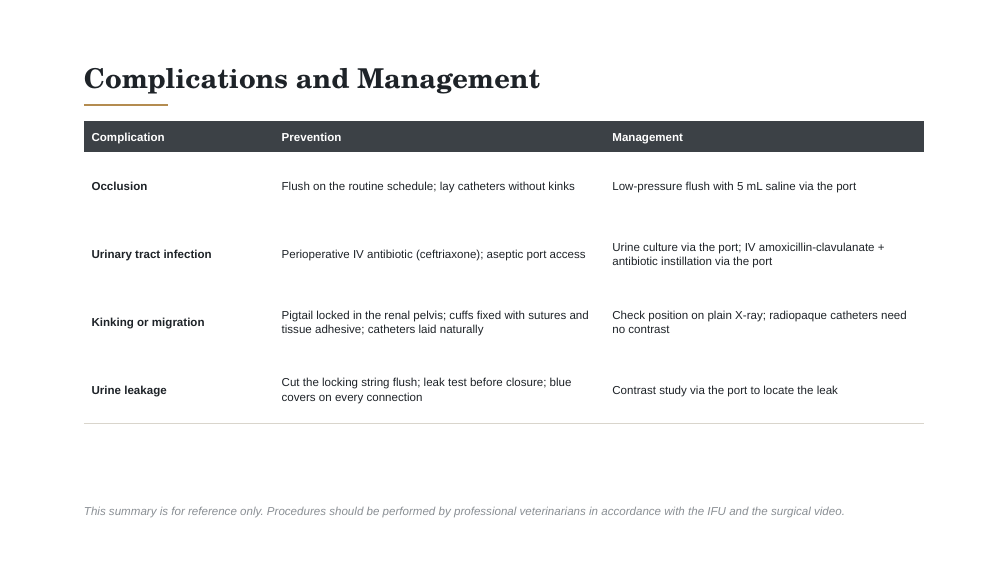
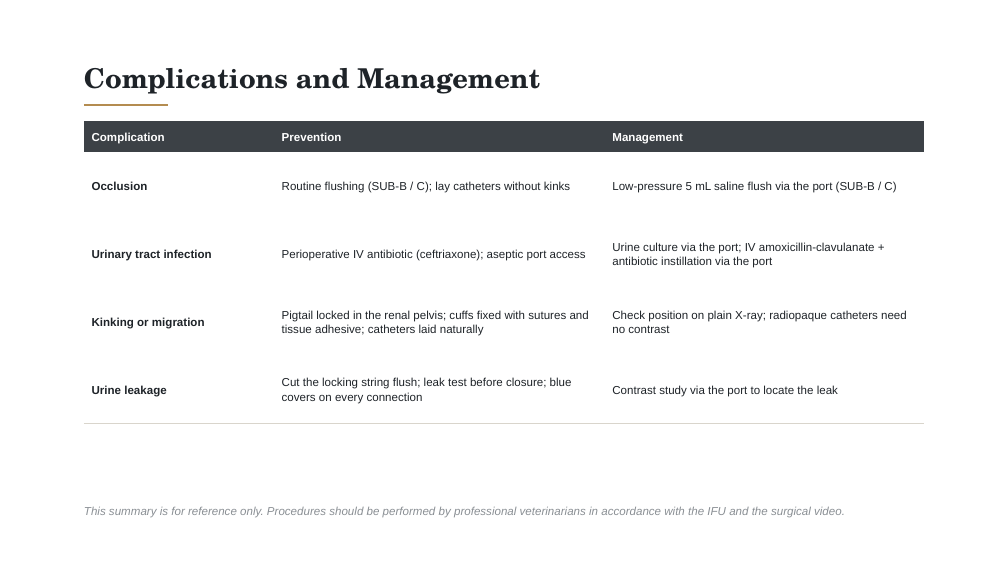
Before and after one commit to pikrosart-jpg/Material, a slide deck: slide 10 of Feline_SUB_System_Introduction_v72.pptx. Drawn at 1008x567 pixels with LibreOffice and Linux fonts; fonts in the diff are those of the drawing. Boxes give left, top, right and bottom in pixels: in the first picture for what was removed or moved away, otherwise in the second. Text is boxed around its words. In the diff, an @@ line names an element or a change of style, - is before the commit and + after.

```diff
--- a/Feline_SUB_System_Introduction_v72.pptx
+++ b/Feline_SUB_System_Introduction_v72.pptx
@@ table at <box>84,121,924,423</box> @@
-row 2, column 2: Flush on the routine schedule; lay catheters without kinks
+row 2, column 2: Routine flushing (SUB-B / C); lay catheters without kinks
-row 2, column 3: Low-pressure flush with 5 mL saline via the port
+row 2, column 3: Low-pressure 5 mL saline flush via the port (SUB-B / C)
```
Also in this commit, not shown: 3 other slides changed.
